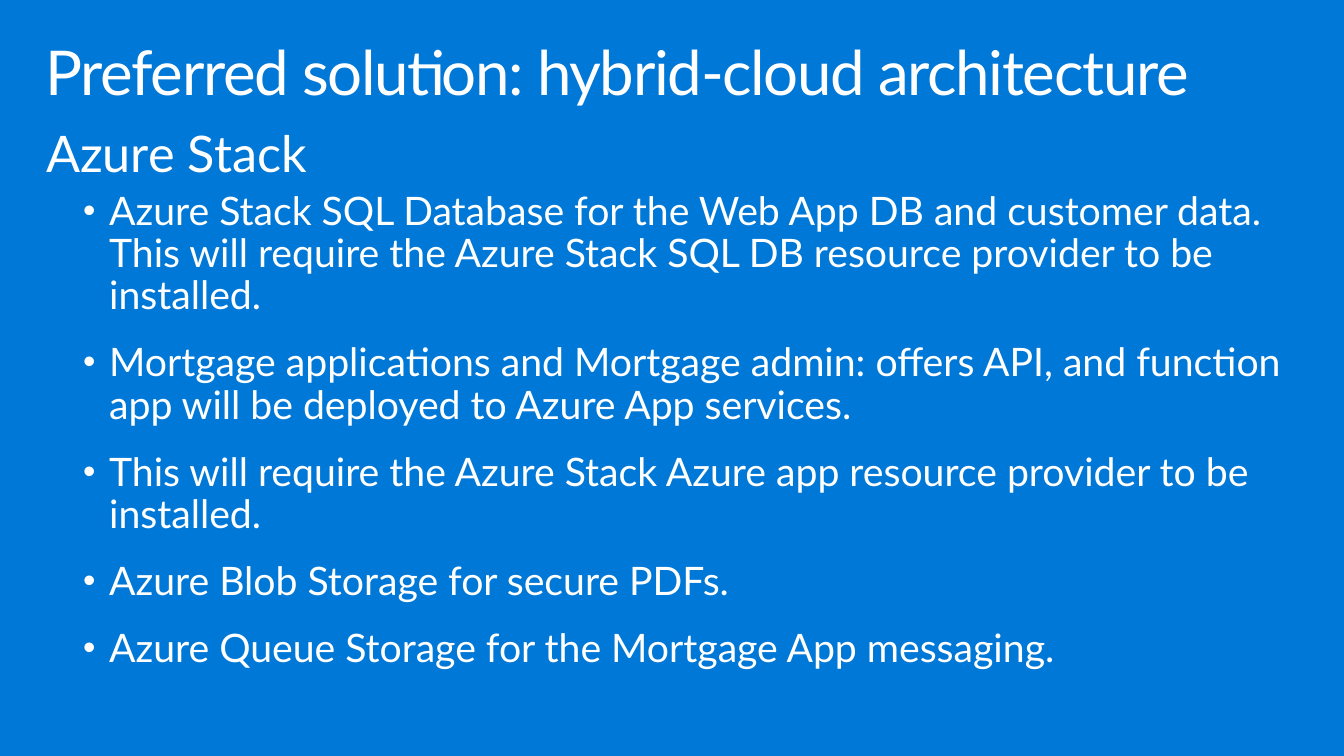
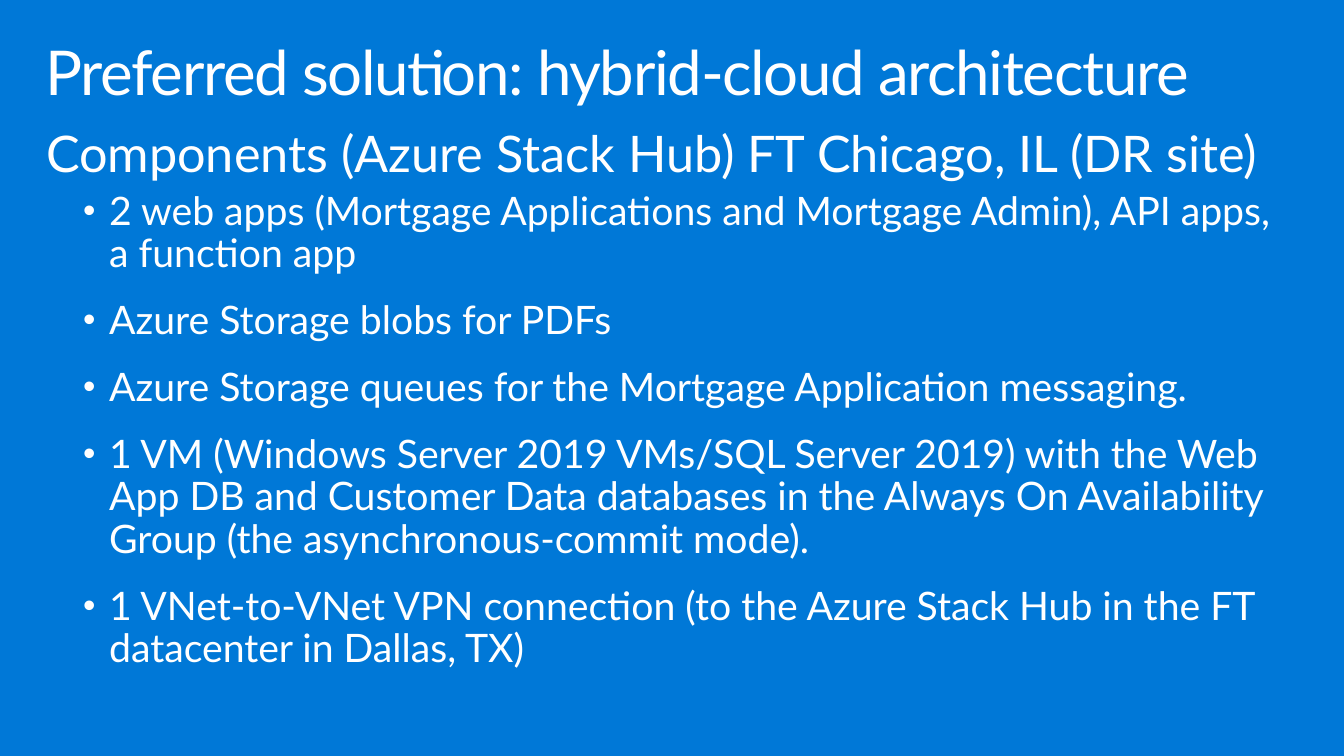
Before and after one commit to polichtm/MCW-Azure-Stack, a slide deck: slide 31 of Whiteboard design session/WDS trainer presentation - Azure Stack.pptx (slide 23 before the commit). Drawn at 1344x756 pixels with LibreOffice and Linux fonts; fonts in the diff are those of the drawing. Boxes give left, top, right and bottom in pixels: in the first picture for what was removed or moved away, otherwise in the second. Text is boxed around its words. In the diff, an @@ line names an element or a change of style, - is before the commit and + after.

```diff
--- a/Whiteboard design session/WDS trainer presentation - Azure Stack.pptx
+++ b/Whiteboard design session/WDS trainer presentation - Azure Stack.pptx
@@ text at <box>46,133,1270,668</box>: text changed @@
-Azure Stack
-  • Azure Stack SQL Database for the Web App DB and customer data. This will require the Azure Stack SQL DB resource provider to be installed.
-  • Mortgage applications and Mortgage admin: offers API, and function app will be deployed to Azure App services.
-  • This will require the Azure Stack Azure app resource provider to be installed.
-  • Azure Blob Storage for secure PDFs.
-  • Azure Queue Storage for the Mortgage App messaging.
+Components (Azure Stack Hub) FT Chicago, IL (DR site)
+  • 2 web apps (Mortgage Applications and Mortgage Admin), API apps, a function app
+  • Azure Storage blobs for PDFs
+  • Azure Storage queues for the Mortgage Application messaging.
+  • 1 VM (Windows Server 2019 VMs/SQL Server 2019) with the Web App DB and Customer Data databases in the Always On Availability Group (the asynchronous-commit mode).
+  • 1 VNet-to-VNet VPN connection (to the Azure Stack Hub in the FT datacenter in Dallas, TX)
```
Also in this commit, not shown: 24 other slides changed, 15 slides added, 1 slide removed, 2 other files.
